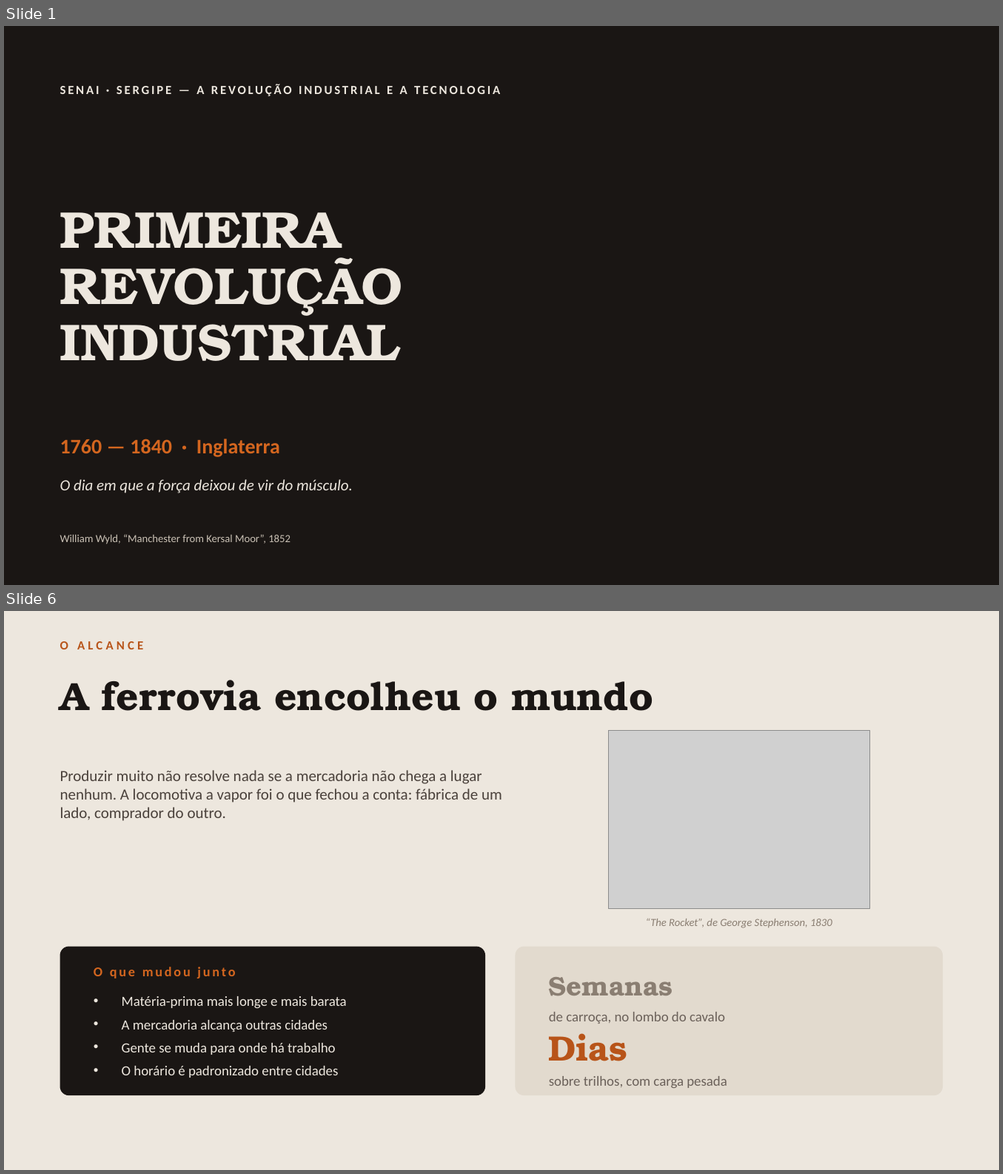
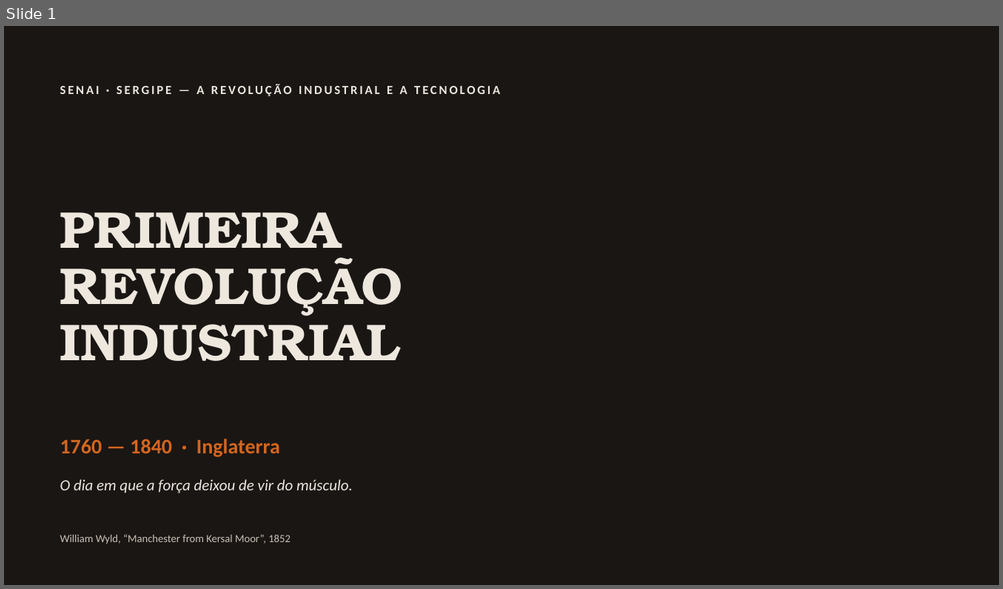
Before and after one commit to guirab734/industry, a slide deck: docs/primeira-revolucao-industrial.pptx. Shown one above the other, each under a label of ours: slides 1 and 6 before the commit, slide 1 after it; the slides between them are not shown. The pictures are 1003x1174 and 1003x589 pixels, drawn with LibreOffice and Linux fonts; fonts in the diff are those of the drawing; grey boxes stand for pictures; background and template pictures are left out. Boxes give left, top, right and bottom in pixels: in the first picture for what was removed or moved away, otherwise in the second. Text is boxed around its words. In the diff, an @@ line names an element or a change of style, - is before the commit and + after.

Commit message:
Slide enxugado para tópicos e com as perguntas do enunciado
Reduz de 12 para 10 slides e corta o texto corrido: cada slide passa a
ter entre 128 e 309 caracteres, contra 600+ antes. O que era parágrafo
virou tópico curto; o que era explicação foi para a nota de orador.

Principais mudanças:
- Capa mantida como estava
- Têxtil e ferrovia viram um slide só, com as duas gravuras lado a lado
- Linha do tempo fica só com ano e nome, sem descrição
- O custo social perde os cartões e vira quatro tópicos ao lado da gravura

As cinco perguntas de discussão que eu havia escrito saem, e entram as
cinco do enunciado, que cobrem as quatro revoluções. As respostas curtas
de cada uma estão na nota de orador desse slide.

```diff
--- a/docs/primeira-revolucao-industrial.pptx
+++ b/docs/primeira-revolucao-industrial.pptx
@@ slide 6 removed at box(4, 611, 999, 1170), background #EDE7DE @@
@@ text removed at box(60, 641, 143, 649) @@
-O ALCANCE
@@ text removed at box(60, 680, 653, 711) @@
-A ferrovia encolheu o mundo
@@ picture removed at box(609, 730, 870, 908) @@
@@ text removed at box(60, 770, 502, 821) @@
-Produzir muito não resolve nada se a mercadoria não chega a lugar nenhum. A locomotiva a vapor foi o que fechou a conta: fábrica de um lado, comprador do outro.
@@ text removed at box(646, 919, 832, 928) @@
-“The Rocket”, de George Stephenson, 1830
@@ rounded rectangle removed at box(60, 947, 485, 1096) @@
@@ rounded rectangle removed at box(515, 947, 942, 1096) @@
@@ text removed at box(94, 967, 235, 979) @@
-O que mudou junto
@@ text removed at box(549, 977, 672, 996) @@
-Semanas
@@ text removed at box(122, 997, 347, 1078) @@
-• Matéria-prima mais longe e mais barata
-• A mercadoria alcança outras cidades
-• Gente se muda para onde há trabalho
-• O horário é padronizado entre cidades
@@ text removed at box(549, 1012, 725, 1024) @@
-de carroça, no lombo do cavalo
@@ text removed at box(549, 1034, 627, 1062) @@
-Dias
@@ text removed at box(549, 1076, 727, 1088) @@
-sobre trilhos, com carga pesada
```
Also in this commit, not shown: 6 slides changed, 3 slides added, 4 other slides removed.
